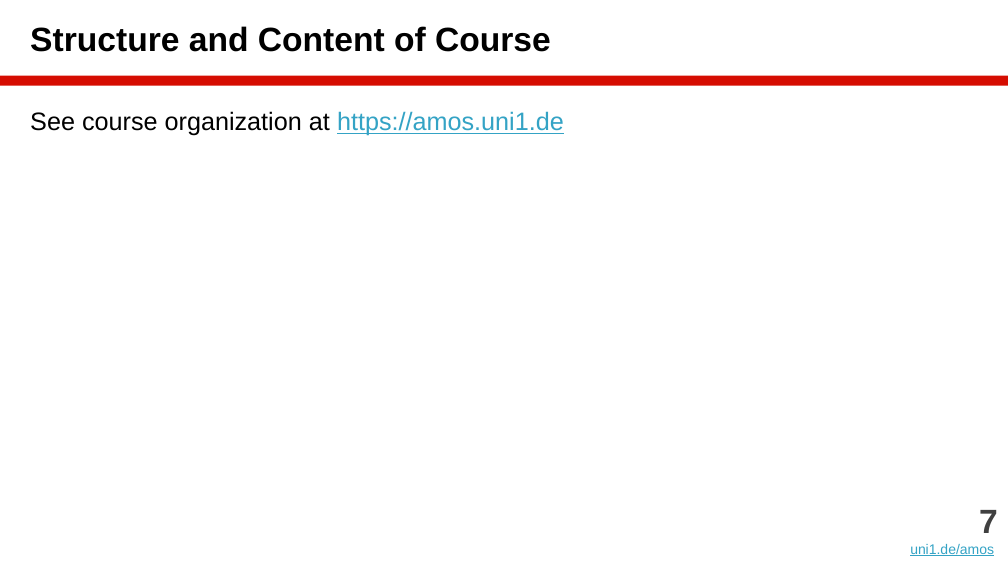
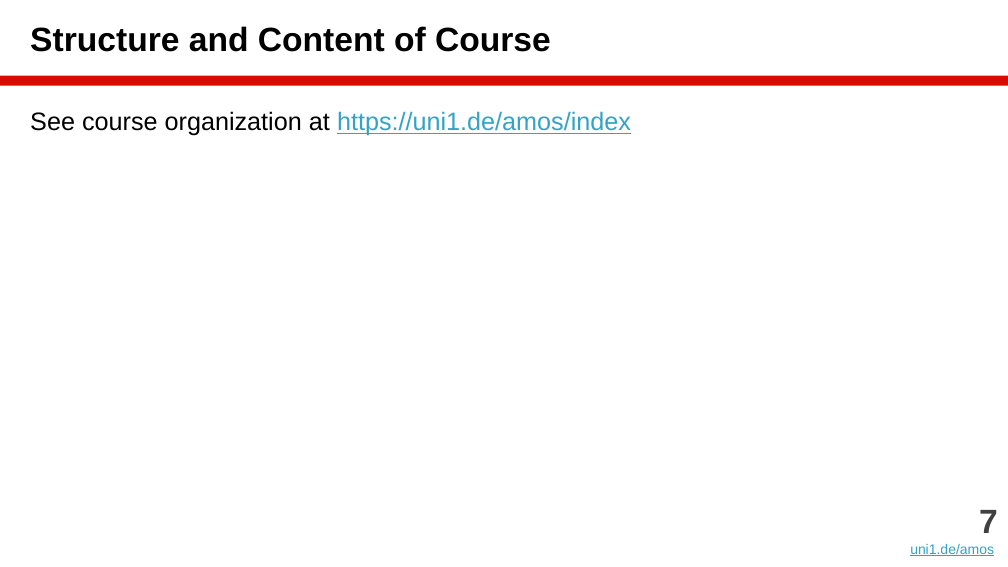
Before and after one commit to dirkriehle/amos-course, a slide deck: slide 7 of Lecture slides/AMOS A01 - Introduction.pptx. Drawn at 1008x567 pixels with LibreOffice and Linux fonts; fonts in the diff are those of the drawing. Boxes give left, top, right and bottom in pixels: in the first picture for what was removed or moved away, otherwise in the second. Text is boxed around its words. In the diff, an @@ line names an element or a change of style, - is before the commit and + after.

```diff
--- a/Lecture slides/AMOS A01 - Introduction.pptx
+++ b/Lecture slides/AMOS A01 - Introduction.pptx
@@ text at <box>30,111,631,136</box>: text changed; text colour #000000 to #34A3C5 @@
-See course organization at https://amos.uni1.de
+See course organization at https://uni1.de/amos/index
```
Also in this commit, not shown: 9 other slides changed, 15 other files.
